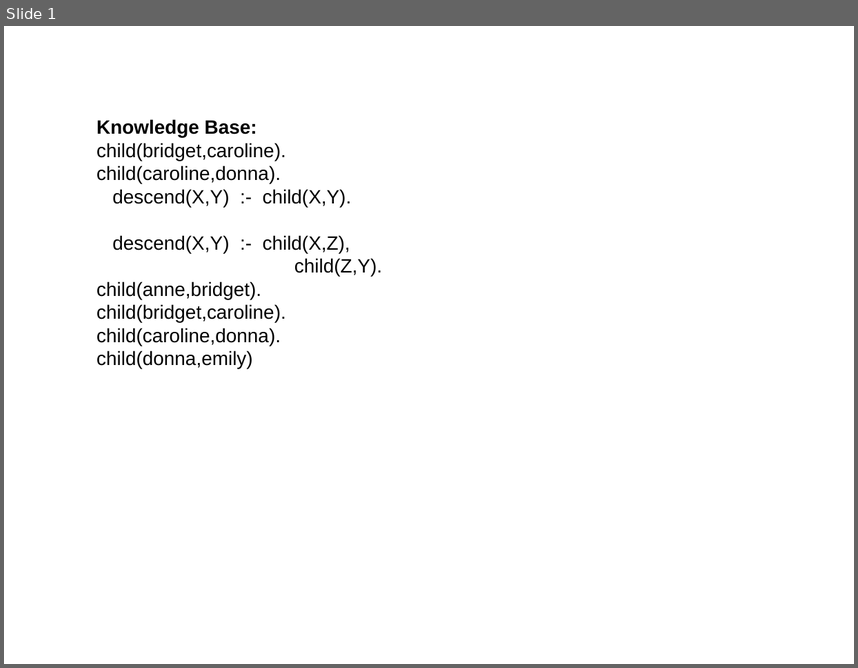
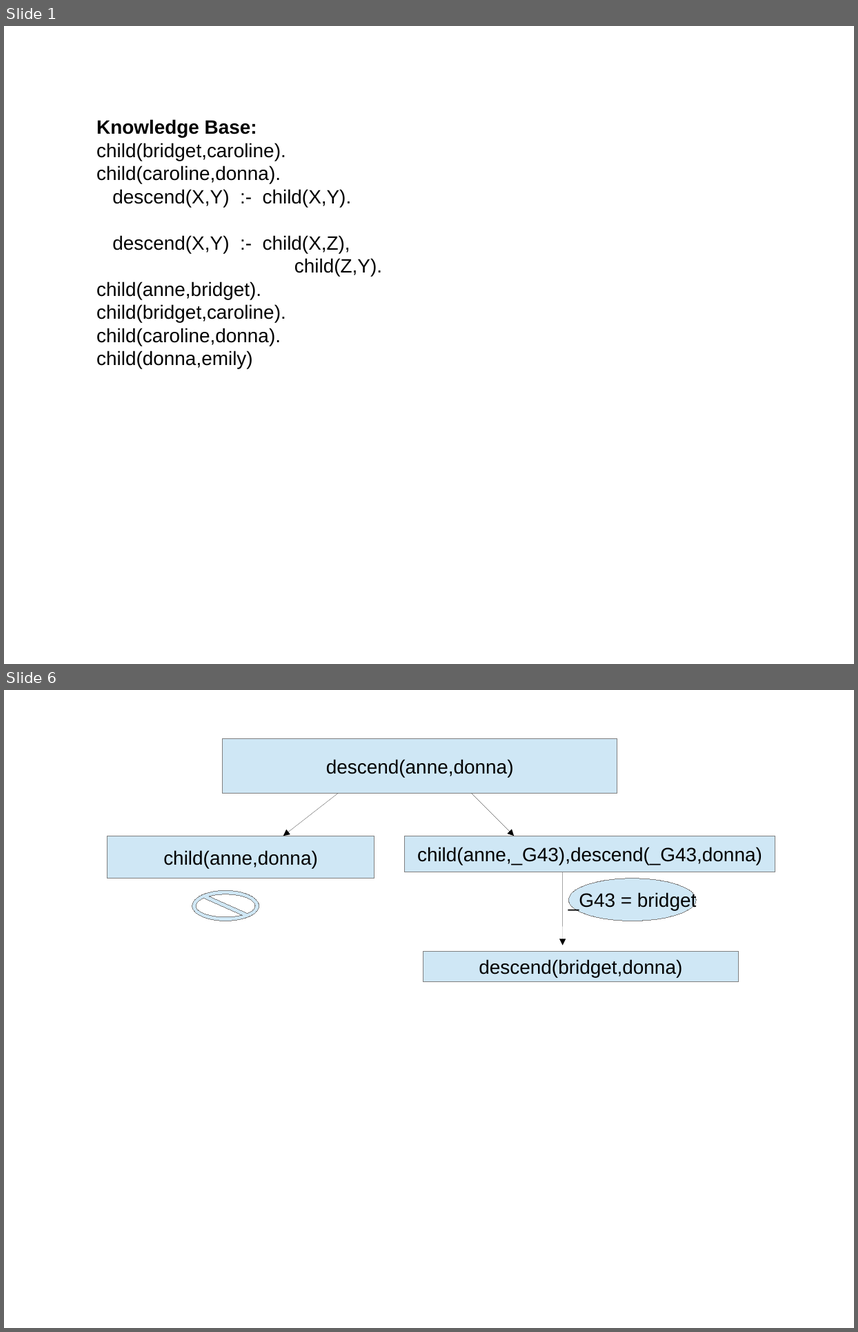
Before and after one commit to vamsi2018/prologCodes, a slide deck: recursionPrologPresentation.odp. Shown one above the other, each under a label of ours: slide 1 before the commit, slides 1 and 6 after it; the slides between them are not shown. The pictures are 858x668 and 858x1332 pixels, drawn with LibreOffice and Linux fonts; fonts in the diff are those of the drawing. Boxes give left, top, right and bottom in pixels: in the first picture for what was removed or moved away, otherwise in the second. Text is boxed around its words. In the diff, an @@ line names an element or a change of style, - is before the commit and + after.

```diff
--- a/recursionPrologPresentation.odp
+++ b/recursionPrologPresentation.odp
@@ slide 6 added at (4,690,854,1328), background #FFFFFF @@
@@ rectangle added at (222,738,617,793), fill #CFE7F5, outline #808080 0 pt, 18 pt, text #000000 @@
+descend(anne,donna)
@@ arrow added from (338, 793) to (283, 836), #000000 0 pt @@
@@ arrow added from (471, 793) to (514, 836), #000000 0 pt @@
@@ rectangle added at (107,836,375,878), fill #CFE7F5, outline #808080 0 pt, 18 pt, text #000000 @@
+child(anne,donna)
@@ rectangle added at (405,836,775,872), fill #CFE7F5, outline #808080 0 pt, 18 pt, text #000000 @@
+child(anne,_G43),descend(_G43,donna)
@@ arrow added from (562, 872) to (562, 945), #000000 0 pt @@
@@ no-entry sign added at (192,891,259,920), fill #CFE7F5, outline #808080 0 pt @@
@@ ellipse added at (568,878,696,920), fill #CFE7F5, outline #808080 0 pt, 18 pt, text #000000 @@
+_G43 = bridget
@@ rectangle added at (423,952,738,982), fill #CFE7F5, outline #808080 0 pt, 18 pt, text #000000 @@
+descend(bridget,donna)
```
Also in this commit, not shown: 11 other slides added.
